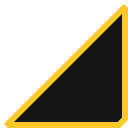
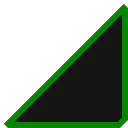
Two versions of the same layered image (128×128). Layer-by-layer changes:
pixels changed over [4, 4, 128, 128] (layer not identified)
